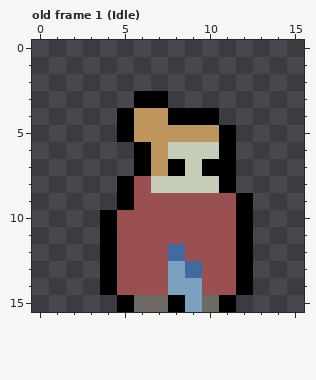
Edited in one commit: pixel-art file (Construction/Player_Characters_01.aseprite). That is the earlier state.
16x16 pixels, 41 frames. Shown: old frame 1 (Idle). The commit also changed other frames, which this record leaves out.
And afterwards:
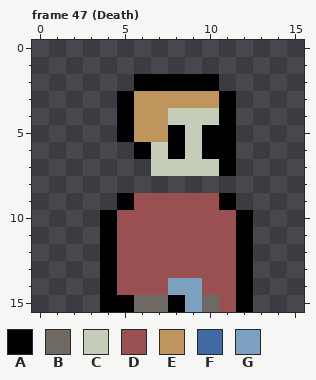
Palette (. is transparent): A #000000  B #6e6962  C #c5ccb8  D #9a4f50  E #be955c  F #416aa3  G #7ca1c0
A new or re-ordered frame is compared with the old frame closest to it.
From old to new:
frames 41 -> 53
--- frame 47 (Death) is new; against old frame 1 (Idle)
@@ x 0..15 @@
  1 ................
- 2 ................
- 3 ......AA........
- 4 .....AEEAAA.....
- 5 .....AEEEEEA....
- 6 ......AECCCA....
- 7 ......AEACAA....
- 8 .....ADCCCCA....
- 9 .....ADDDDDDA...
+ 2 ......AAAAA.....
+ 3 .....AEEEEEA....
+ 4 .....AEECCCA....
+ 5 .....AEEACAA....
+ 6 ......ACACAA....
+ 7 .......CCCCA....
+ 8 ................
+ 9 .....ADDDDDA....
 10 ....ADDDDDDDA...
 11 ....ADDDDDDDA...
-12 ....ADDDFDDDA...
-13 ....ADDDGFDDA...
+12 ....ADDDDDDDA...
+13 ....ADDDDDDDA...
 14 ....ADDDGGDDA...
-15 .....ABBAGBA....
+15 ....AABBAGBDA...
